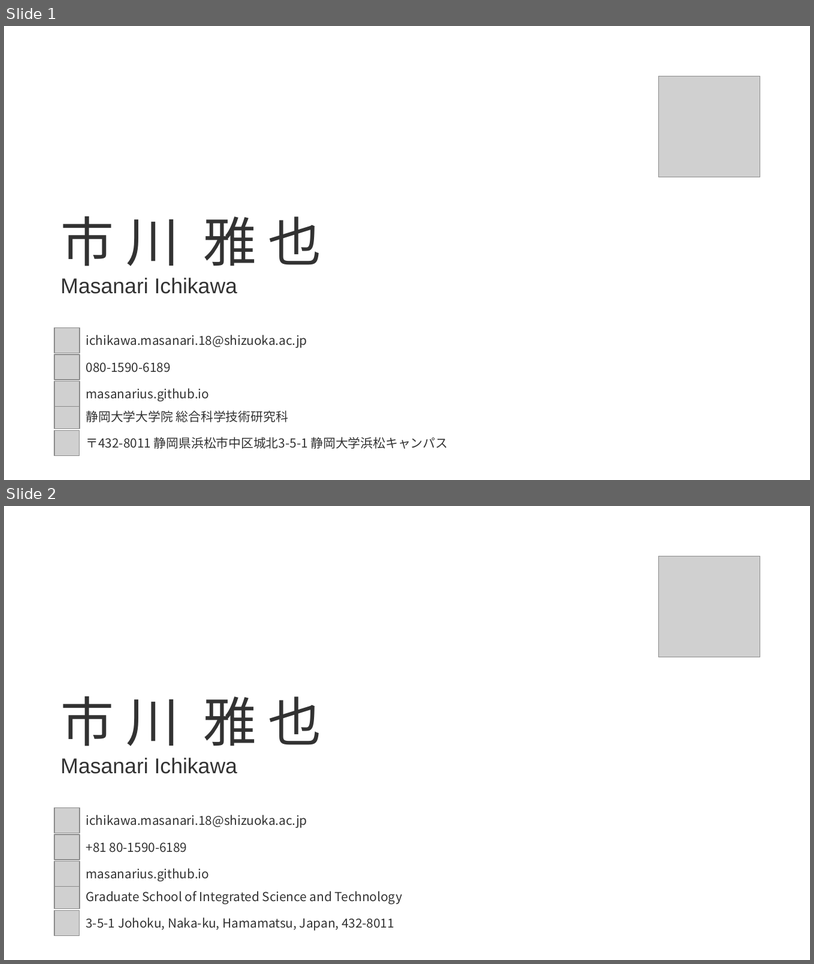
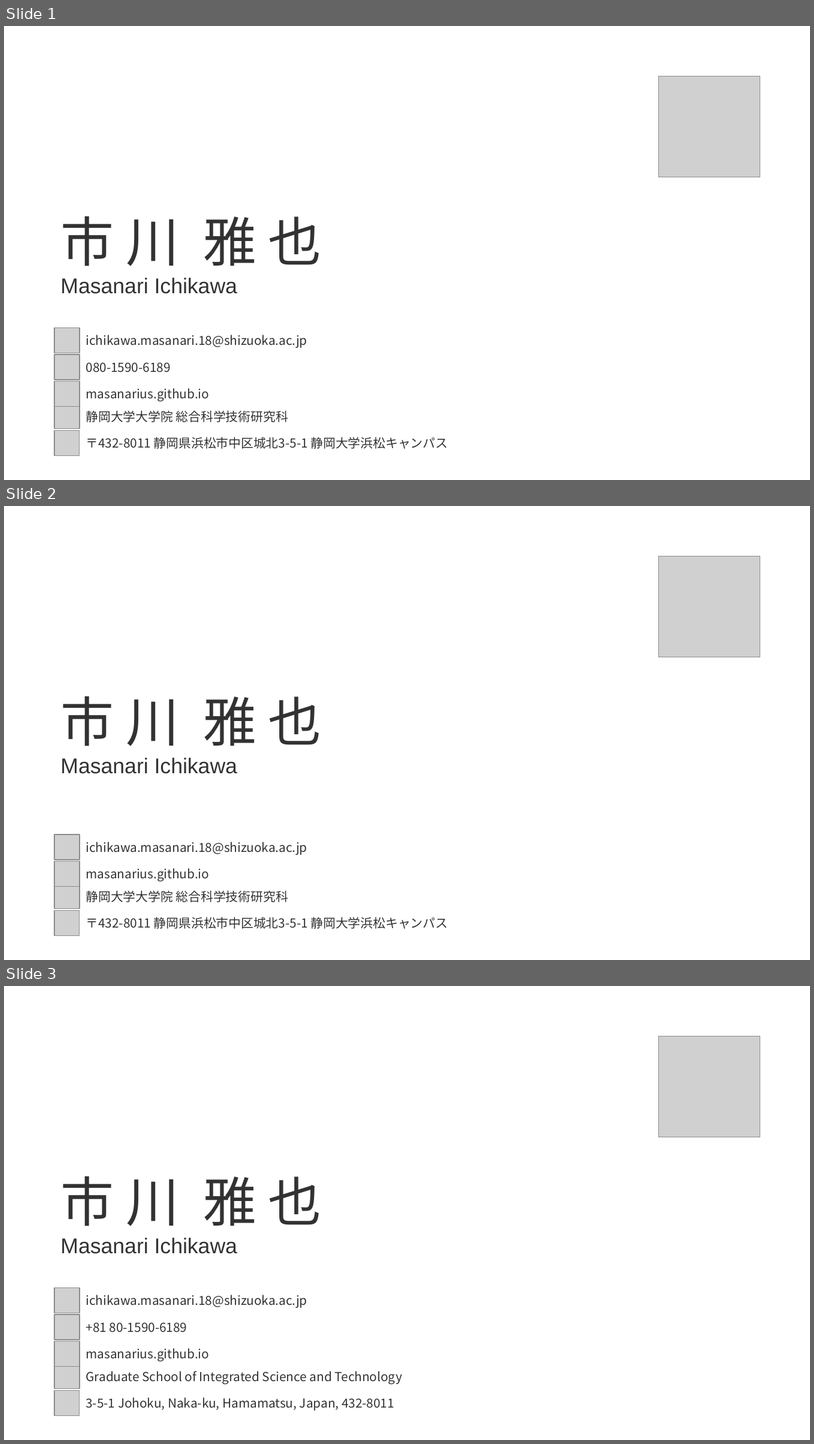
Before and after one commit to masanarius/masanarius.github.io, a slide deck: img/card/businesscard.pptx. Shown one above the other, each under a label of ours: slides 1 and 2 before the commit, slides 1, 2 and 3 after it. The pictures are 814x964 and 814x1444 pixels, drawn with LibreOffice and Linux fonts; fonts in the diff are those of the drawing; grey boxes stand for pictures. Boxes give left, top, right and bottom in pixels: in the first picture for what was removed or moved away, otherwise in the second. Text is boxed around its words. In the diff, an @@ line names an element or a change of style, - is before the commit and + after.

```diff
--- a/img/card/businesscard.pptx
+++ b/img/card/businesscard.pptx
@@ slide 2 added at [4,506,810,960], background #FFFFFF @@
@@ picture added at [659,556,760,657] @@
@@ text added at [60,696,322,774], 24 pt, text #323232 @@
+市 川 雅 也
+Masanari Ichikawa
@@ group added at [54,834,449,935]: 4 pictures, 4 texts @@
+ichikawa.masanari.18@shizuoka.ac.jp
+masanarius.github.io
+静岡大学大学院 総合科学技術研究科
+〒432-8011 静岡県浜松市中区城北3-5-1 静岡大学浜松キャンパス
@@ what was slide 2 is now slide 3 @@
```
Also in this commit, not shown: 1 other slide added, 9 other files.
